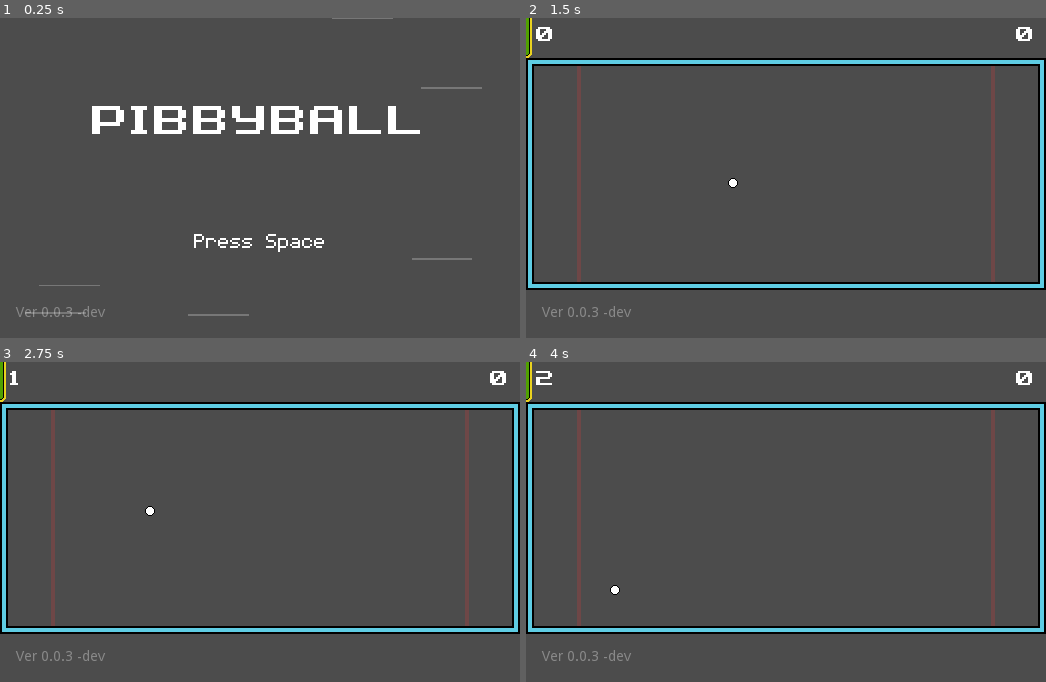
Above: before the commit, frames 1-4 (two rows, left to right).
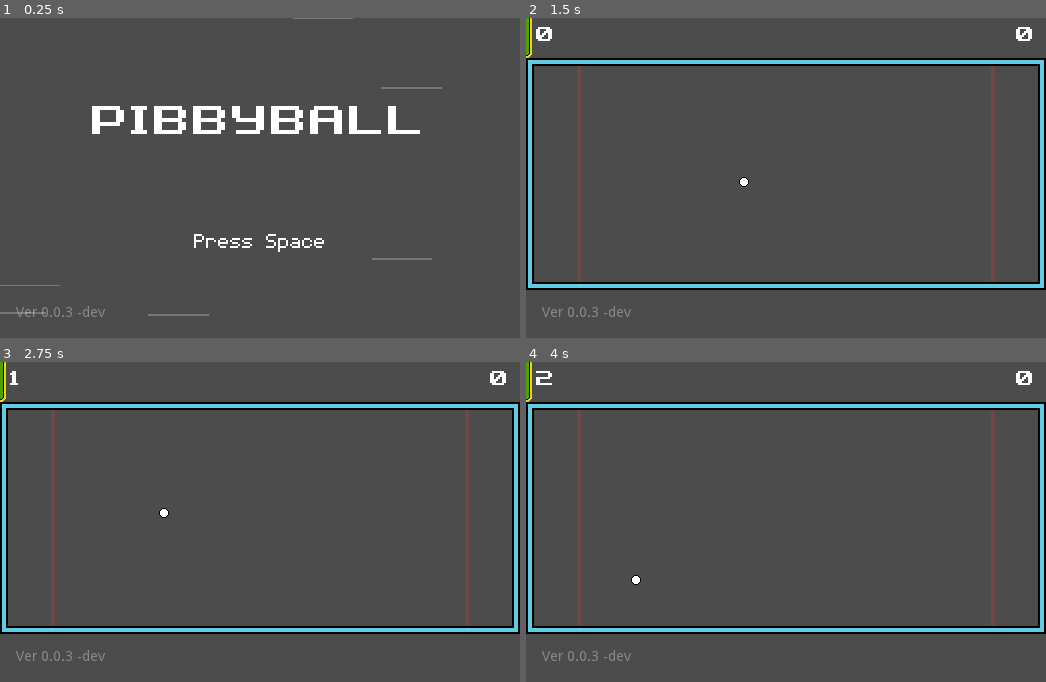
Above: after the commit, the same moments.

Repository: tkshehan/_pong
Game: Godot game, scene res://Main.tscn
The game is run twice, just before and just after one commit, with the same random seed, the same clock (stepped at 60 frames per second) and the same inputs. Sound files missing from this copy of the repository are replaced by a short silence.
Inputs:
- Up to frame 1 (0.25 s): no input
- Up to frame 2 (1.5 s): tap Space (pause) at 0.5, 1.25 s; hold Up (move_up) 0.53-1.28 s; tap Enter (ui_accept) at 0.77 s; hold Down (move_down) from 1.28 s (still down)
- Up to frame 3 (2.75 s): tap Enter (ui_accept) at 1.52 s; release Down (move_down) at 2.03 s; hold Up (move_up) from 2.03 s (still down)
- Up to frame 4 (4 s): tap Enter (ui_accept) at 3.02, 3.77 s; release Up (move_up) at 3.53 s; hold Down (move_down) from 3.53 s (still down)

The runs differ from the first frame. In frame 1, 0.5% of the frame differs, in the area x 0-93%, y 0-94%; in frame 2, less than 0.1%; in frame 3, less than 0.1%; in frame 4, less than 0.1%.

Commit message:
adjust ball acceleration and hitstop to make game less jarring

Diff:
--- a/Game/Actors/AIPaddle.gd
+++ b/Game/Actors/AIPaddle.gd
@@ -2,13 +2,14 @@
 class_name AIPaddle
 
 var target = self
-var difficulty = 1
+var difficulty = 10
+var difficulty_timer = Timer
 
 func set_target(_target):
 	target = _target
 
 func get_direction():
-	var direction_of_target = self.get_global_position()
+	var direction_of_target = self.get_global_position() # Default until a target is made
 	if target.is_inside_tree():
 		direction_of_target = target.get_global_position() - self.get_global_position()
 	if abs(direction_of_target.y) < 10.0:
@@ -16,3 +17,6 @@
 	else:
 		direction.y = 1 if direction_of_target.y > 0 else -1
 	return direction
+
+func adjust_difficulty():
+	pass
--- a/Game/Ball.gd
+++ b/Game/Ball.gd
@@ -7,7 +7,7 @@
 const MAX_VELOCITY = Vector2(3000.0, 300.0)
 var min_velocity = Vector2(0,0)
 const MAX_ANGLE = 45.0
-const ACCELERATION = 0.05
+const ACCELERATION = 25
 
 const MIN_HITSTOP = 0.05
 
@@ -45,11 +45,13 @@
 	velocity.x = max(abs(velocity.x), min_velocity.x) * x_dir
 
 func hit_stop():
-	$Timer.wait_time = max(MIN_HITSTOP, abs((velocity.x + velocity.y) / 2000))
+	$Timer.wait_time = stepify(max(MIN_HITSTOP, abs((velocity.x) / 3000)), 0.1)
+	print($Timer.wait_time)
 	$Timer.start()
 	set_physics_process(false)
 	var x_dir = 1 if velocity.x > 0 else -1
-	velocity.x = lerp(velocity.x, x_dir * MAX_VELOCITY.x, ACCELERATION)
+	velocity.x = (abs(velocity.x) + ACCELERATION) * x_dir
+	print(velocity.x)
 
 func _on_Timer_timeout() -> void:
 	set_physics_process(true)
--- a/Game/World.gd
+++ b/Game/World.gd
@@ -36,11 +36,14 @@
 	current_ball.position = Center
 	var rand = 25 * (randi()%4 + 1)
 	current_ball.velocity = Vector2(
-		-100 if randi() % 2 else 100,
+		-225 if randi() % 2 else 225,
 		-rand if randi() % 2 else rand
 	)
 	call_deferred("add_child", current_ball)
 	if $Paddle_L is AIPaddle:
-		$Paddle_L.set_target(current_ball)
+		update_ai($Paddle_L)
 	if $Paddle_R is AIPaddle:
-		$Paddle_R.set_target(current_ball)
+		update_ai($Paddle_R)
+
+func update_ai(paddle):
+	paddle.set_target(current_ball)
--- a/TitleScreen/TitleScreen.tscn
+++ b/TitleScreen/TitleScreen.tscn
@@ -11,7 +11,7 @@
 flag_disable_z = true
 spread = 0.0
 gravity = Vector3( 0, 0, 0 )
-initial_velocity = 15.51
+initial_velocity = 15.5
 orbit_velocity = 0.0
 orbit_velocity_random = 0.0
 color = Color( 0.760784, 0.760784, 0.760784, 0.360784 )
@@ -35,7 +35,7 @@
 [node name="Title_Animation" type="Node2D" parent="."]
 
 [node name="Particles2D" type="Particles2D" parent="Title_Animation"]
-position = Vector2( 640, 160 )
+position = Vector2( 600, 160 )
 scale = Vector2( -60.7433, 1.79412 )
 amount = 7
 lifetime = 0.7
Not shown, changed: .mono/metadata/ide_server_meta.txt
